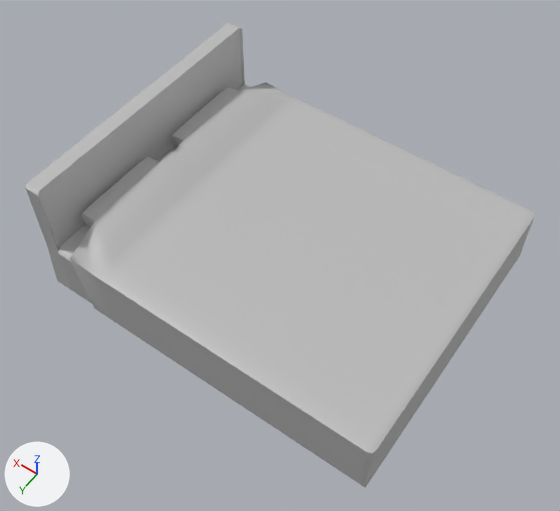
Two versions of the FBX model KittyQuest/Assets/Models/Climbable/Bedroom/ClimbableBed01.fbx, one commit apart.
The view is the same before and after, from a 50 mm camera at (-0.0736, 0.1032, 0.1645) aimed at (-0.0047, 0.0067, 0.0128). The axes (+X, +Y, +Z) are drawn at lower left. The lights are the same throughout. Where no turn or scale is listed for an object, it has been applied to the vertices.
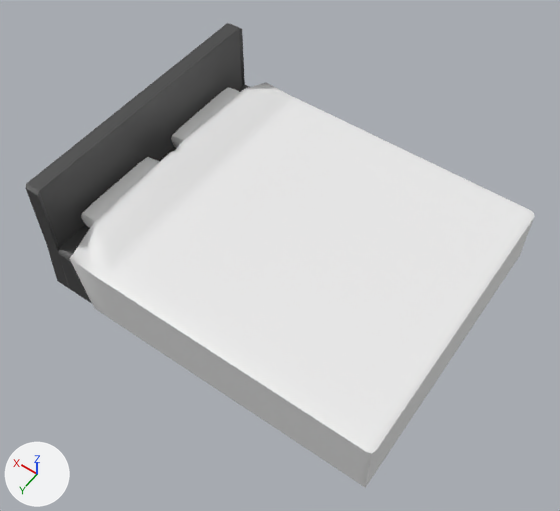
What differs and where, as boxes (x1, y1, x2, y2) in the pictures (560 x 511 px):
```json
{"part": 1, "of": "me_mesh", "change": "recoloured", "before": [26, 23, 242, 290], "after": [26, 23, 242, 290]}
{"part": 2, "of": "me_mesh", "change": "recoloured", "before": [58, 85, 249, 303], "after": [58, 85, 249, 303]}
{"part": 3, "of": "me_mesh", "change": "recoloured", "before": [228, 23, 245, 86], "after": [228, 23, 245, 86]}
{"part": 4, "of": "me_mesh", "change": "recoloured", "before": [70, 82, 298, 324], "after": [70, 82, 298, 324], "on screen": "grey to white"}
{"part": 5, "of": "me_mesh", "change": "recoloured", "before": [359, 211, 535, 488], "after": [359, 211, 535, 488], "on screen": "grey to white"}
{"part": 6, "of": "me_mesh", "change": "recoloured", "before": [106, 99, 531, 483], "after": [106, 99, 531, 483], "on screen": "grey to white"}
{"part": 7, "of": "me_mesh", "change": "recoloured", "before": [140, 126, 194, 168], "after": [140, 126, 194, 168]}
{"part": 8, "of": "me_mesh", "change": "recoloured", "before": [182, 87, 240, 131], "after": [182, 87, 240, 131]}
{"part": 9, "of": "me_mesh", "change": "recoloured", "before": [81, 163, 152, 228], "after": [81, 163, 152, 228]}
```

Edits to the scene script, one JSON object a line:
```json
{"op": "add", "block": "mat_bed01covers", "code": ["mat_bed01covers = principled_material('Bed01Covers')", "mat_bed01covers.base_color = (0.846, 0.846, 0.846)  # white #ededed"]}
{"op": "add", "block": "mat_bed01base", "code": ["mat_bed01base = principled_material('Bed01Base')", "mat_bed01base.base_color = (0.0598, 0.0598, 0.0598)  # dark grey #454545"]}
{"op": "add", "block": "mat_bed01pillow", "code": ["mat_bed01pillow = principled_material('Bed01Pillow')", "mat_bed01pillow.base_color = (0.923, 0.923, 0.923)  # white #f6f6f6"]}
{"block": "me_mesh", "where": "me_mesh.from_pydata(...)  # 263 vertices, 252 faces; spans x -0.0513..0.0441, y -0.0391..0.0401, z -0.0006..0.0352"}
{"block": "me_mesh", "where": "# used by ob_pcube6; location = (0.0, 0.0, 0.0)"}
{"block": "me_mesh", "change": "me_mesh part 1: 18 of the faces centred in x 0.039..0.0441, y 0.0004..0.0389, z -0.0006..0.0352 switch from mat_lambert1 (grey #bcbcbc) to mat_bed01base (dark grey #454545)"}
{"block": "me_mesh", "change": "me_mesh part 2: 11 of the faces centred in x -0.0501..-0.0048, y 0.0004..0.0391, z -0.0006..0.0163 switch from mat_lambert1 (grey #bcbcbc) to mat_bed01base (dark grey #454545)"}
{"block": "me_mesh", "change": "me_mesh part 3: 10 of the faces centred in x 0.0394..0.044, y -0.0379..-0.0371, z -0.0006..0.035 switch from mat_lambert1 (grey #bcbcbc) to mat_bed01base (dark grey #454545)"}
{"block": "me_mesh", "change": "me_mesh part 4: 46 of the faces centred in x 0.0226..0.0329, y -0.0391..0.0401, z 0.0003..0.0223 switch from mat_lambert1 (grey #bcbcbc) to mat_bed01covers (white #ededed)"}
{"block": "me_mesh", "change": "me_mesh part 5: 32 of the faces centred in x -0.0513..-0.0497, y -0.039..0.04, z 0.0003..0.0174 switch from mat_lambert1 (grey #bcbcbc) to mat_bed01covers (white #ededed)"}
{"block": "me_mesh", "change": "me_mesh part 6: 20 of the faces centred in x -0.0141, y -0.0391..0.0401, z 0.0003..0.018 switch from mat_lambert1 (grey #bcbcbc) to mat_bed01covers (white #ededed)"}
{"block": "me_mesh", "change": "me_mesh part 7: 40 of the faces centred in x 0.0249..0.0388, y -0.0067..0.0075, z 0.0163..0.0217 switch from mat_lambert1 (grey #bcbcbc) to mat_bed01pillow (white #f6f6f6)"}
{"block": "me_mesh", "change": "me_mesh part 8: 32 of the faces centred in x 0.0249..0.0388, y -0.0294..-0.0168, z 0.0162..0.0219 switch from mat_lambert1 (grey #bcbcbc) to mat_bed01pillow (white #f6f6f6)"}
{"block": "me_mesh", "change": "me_mesh part 9: 32 of the faces centred in x 0.0249..0.0388, y 0.0172..0.0302, z 0.0162..0.0219 switch from mat_lambert1 (grey #bcbcbc) to mat_bed01pillow (white #f6f6f6)"}
```
